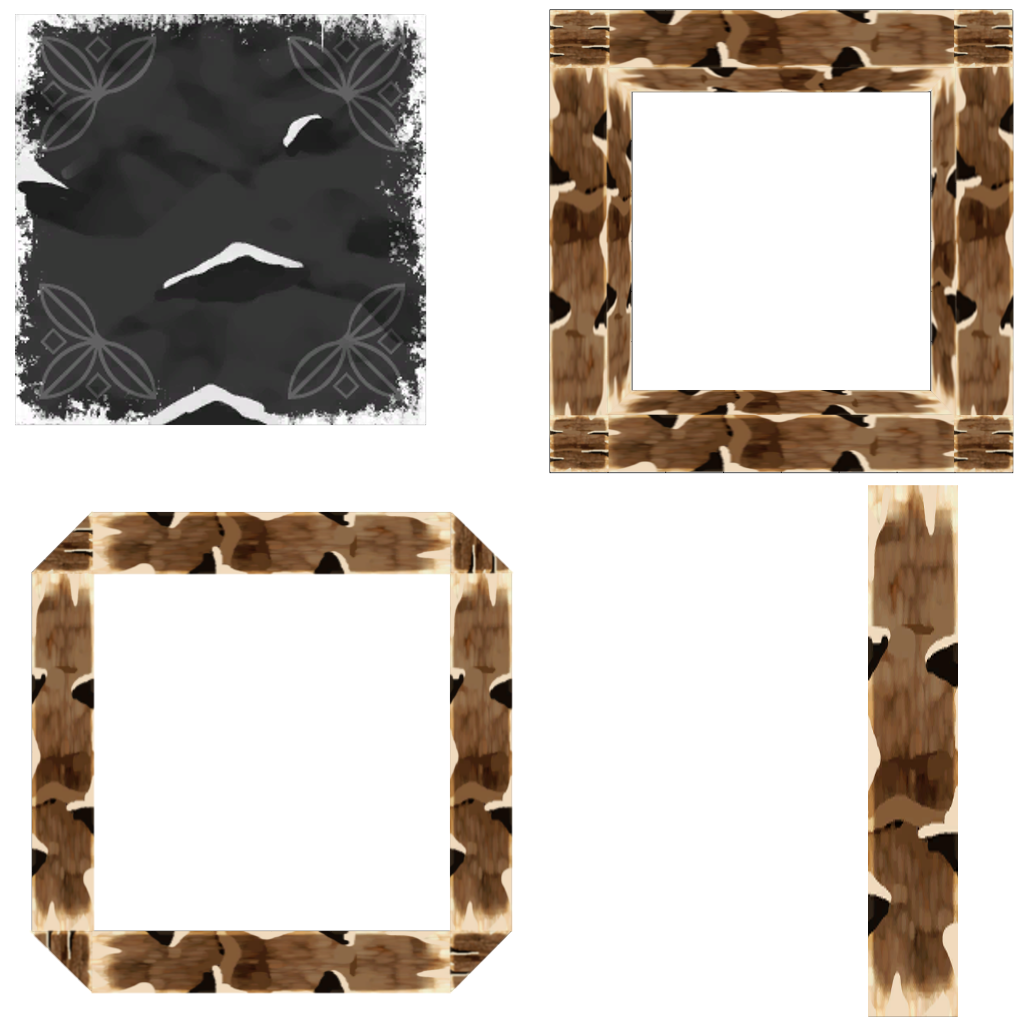
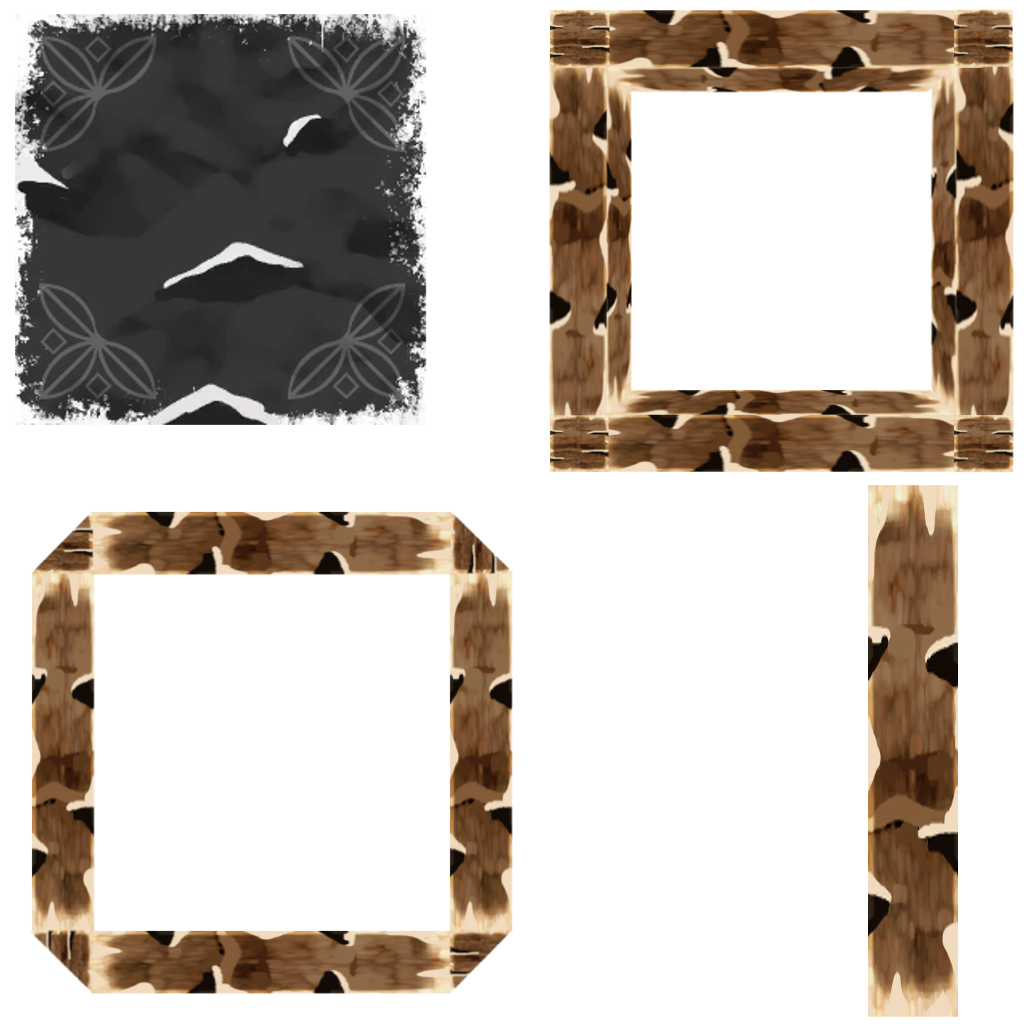
Revision of a layered 1024x1024 image; what changed, layer by layer:
removed layer "Transformation-Kopie #2" over [31, 929, 94, 994]
removed layer "Transformation-Kopie #1" over [448, 929, 512, 994]
removed layer "Transformation-Kopie" over [450, 512, 512, 575]
removed layer "Transformation" over [31, 511, 95, 574]
removed layer "Importierte Ablage-Kopie #2" over [91, 930, 451, 994]
removed layer "Importierte Ablage-Kopie #1" over [91, 511, 451, 575]
removed layer "Importierte Ablage-Kopie" over [31, 572, 95, 932]
renamed "Importierte Ablage" to "Inside Around", painted on it over [31, 511, 512, 994]
hid "UV Layout.png" over [15, 9, 1014, 1017]
